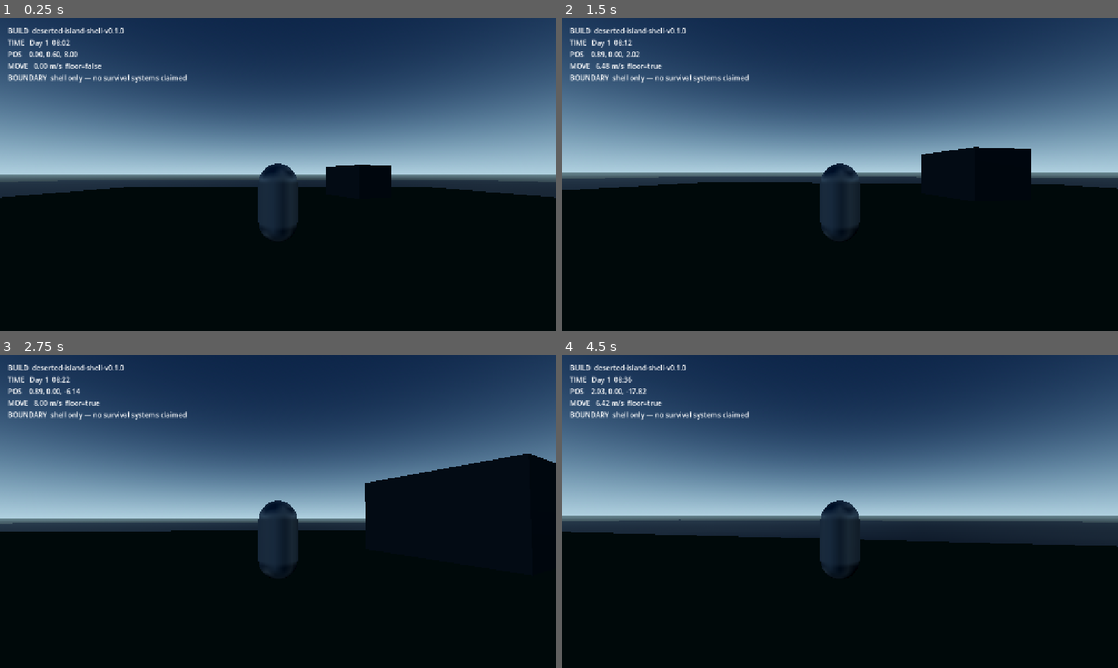
Above: before the commit, frames 1-4 (two rows, left to right).
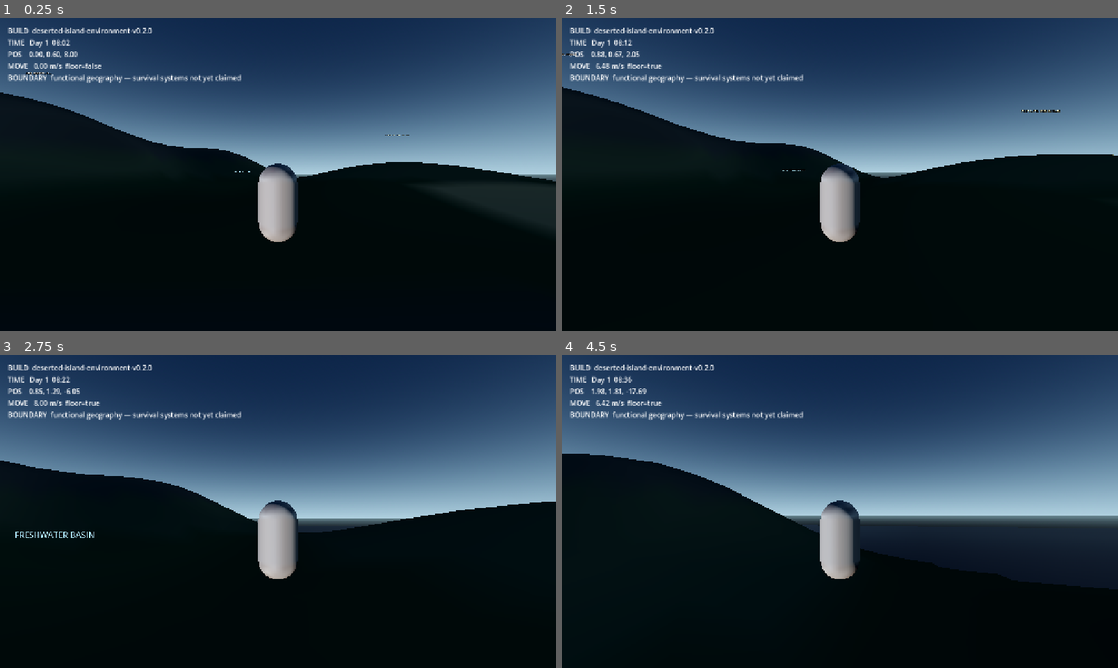
Above: after the commit, the same moments.

Repository: Deathburgerz013/Modern-Video-Games-Information-Creation
Game: Godot game, scene res://scenes/main.tscn
The game is run twice, just before and just after one commit, with the same random seed, the same clock (stepped at 60 frames per second) and the same inputs.
Inputs (mouse positions are in pixels of both pictures, inside the frame that each line leads up to):
- Up to frame 1 (0.25 s): no input
- Up to frame 2 (1.5 s): move the mouse to (867, 174) at 0.52 s; hold Shift (sprint) 0.53-1.28 s; hold W (move_forward) from 0.53 s (still down); move the mouse to (812, 174) at 1.27 s; tap Shift (sprint) at 1.35 s
- Up to frame 3 (2.75 s): keep holding W (move_forward); move the mouse to (289, 505) at 2.02 s; hold Shift (sprint) from 2.03 s (still down)
- Up to frame 4 (4.5 s): keep holding W (move_forward); move the mouse to (834, 517) at 2.77 s; release Shift (sprint) at 2.78 s; tap Shift (sprint) at 2.85, 4.35 s; move the mouse to (878, 514) at 3.52 s; hold Shift (sprint) 3.53-4.28 s; move the mouse to (795, 508) at 4.27 s

The runs differ from the first frame. In frame 1, 14% of the frame differs, in the area x 0-100%, y 3-72%; in frame 2, 14%; in frame 3, 14%; in frame 4, 14%.

Commit message:
feat(game): add functional island environment

Diff:
--- /dev/null
+++ b/software/deserted-island/scripts/environment_layout.gd
@@ -0,0 +1,179 @@
+extends Node3D
+class_name IslandEnvironmentLayout
+
+const GRID_STEP := 1.35
+const REGION_LABEL_HEIGHT := 1.4
+
+var terrain_material: StandardMaterial3D
+
+
+func _ready() -> void:
+	_remove_shell_blocks()
+	_create_material()
+	_build_land_surfaces()
+	_build_landmarks()
+
+
+func _remove_shell_blocks() -> void:
+	for node_name in ["Island", "InlandRock", "ReefRock"]:
+		var old_node := get_parent().get_node_or_null(node_name)
+		if old_node:
+			old_node.queue_free()
+
+
+func _create_material() -> void:
+	terrain_material = StandardMaterial3D.new()
+	terrain_material.vertex_color_use_as_albedo = true
+	terrain_material.roughness = 0.96
+	terrain_material.cull_mode = BaseMaterial3D.CULL_DISABLED
+
+
+func _build_land_surfaces() -> void:
+	_build_surface("MainIsland", [
+		Vector2(-28, -19), Vector2(-17, -28), Vector2(-3, -29),
+		Vector2(12, -23), Vector2(24, -12), Vector2(28, 1),
+		Vector2(23, 13), Vector2(13, 20), Vector2(1, 23),
+		Vector2(-12, 24), Vector2(-24, 15), Vector2(-31, 2),
+	], "main")
+	_build_surface("ChannelIsland", [
+		Vector2(13, 25), Vector2(22, 23), Vector2(28, 30),
+		Vector2(26, 41), Vector2(17, 45), Vector2(11, 36),
+	], "channel")
+	_build_surface("SouthShoal", [
+		Vector2(-8, 35), Vector2(8, 35), Vector2(0, 43),
+	], "shoal")
+	_build_surface("WestIsletA", [
+		Vector2(-40, -21), Vector2(-34, -23), Vector2(-31, -18),
+		Vector2(-35, -14), Vector2(-41, -16),
+	], "islet")
+	_build_surface("WestIsletB", [
+		Vector2(-42, 1), Vector2(-37, 0), Vector2(-34, 5),
+		Vector2(-38, 9), Vector2(-43, 7),
+	], "islet")
+
+
+func _build_surface(node_name: String, polygon: Array, kind: String) -> void:
+	var bounds := _polygon_bounds(polygon)
+	var surface_tool := SurfaceTool.new()
+	surface_tool.begin(Mesh.PRIMITIVE_TRIANGLES)
+	surface_tool.set_material(terrain_material)
+
+	var x := bounds.position.x
+	while x < bounds.end.x:
+		var z := bounds.position.y
+		while z < bounds.end.y:
+			var center := Vector2(x + GRID_STEP * 0.5, z + GRID_STEP * 0.5)
+			if _point_in_polygon(center, polygon):
+				var a := Vector2(x, z)
+				var b := Vector2(x + GRID_STEP, z)
+				var c := Vector2(x + GRID_STEP, z + GRID_STEP)
+				var d := Vector2(x, z + GRID_STEP)
+				_add_triangle(surface_tool, a, b, c, kind)
+				_add_triangle(surface_tool, a, c, d, kind)
+			z += GRID_STEP
+		x += GRID_STEP
+
+	surface_tool.index()
+	surface_tool.generate_normals()
+	var mesh := surface_tool.commit()
+	if not mesh:
+		return
+
+	var body := StaticBody3D.new()
+	body.name = node_name
+	add_child(body)
+	var mesh_instance := MeshInstance3D.new()
+	mesh_instance.mesh = mesh
+	body.add_child(mesh_instance)
+	var collision := CollisionShape3D.new()
+	collision.shape = mesh.create_trimesh_shape()
+	body.add_child(collision)
+
+
+func _add_triangle(surface_tool: SurfaceTool, a: Vector2, b: Vector2, c: Vector2, kind: String) -> void:
+	for point in [a, b, c]:
+		var height := _height_at(point, kind)
+		surface_tool.set_color(_color_at(point, height, kind))
+		surface_tool.add_vertex(Vector3(point.x, height, point.y))
+
+
+func _height_at(point: Vector2, kind: String) -> float:
+	if kind == "main":
+		var western_spine := 8.0 * _gaussian(point, Vector2(-20, -5), Vector2(7, 19))
+		var north_peak := 5.5 * _gaussian(point, Vector2(-9, -21), Vector2(9, 8))
+		var east_plateau := 3.1 * _gaussian(point, Vector2(11, -7), Vector2(12, 10))
+		var basin := -0.65 * _gaussian(point, Vector2(-3, -5), Vector2(7, 7))
+		var wetland := -0.28 * _gaussian(point, Vector2(-4, 14), Vector2(9, 7))
+		return maxf(-0.12, 0.18 + western_spine + north_peak + east_plateau + basin + wetland)
+	if kind == "channel":
+		return 0.15 + 4.6 * _gaussian(point, Vector2(20, 33), Vector2(7, 10))
+	if kind == "shoal":
+		return -0.17 + 0.16 * _gaussian(point, Vector2(0, 39), Vector2(6, 4))
+	return 0.0 + 2.7 * _gaussian(point, point, Vector2(5, 5))
+
+
+func _gaussian(point: Vector2, center: Vector2, spread: Vector2) -> float:
+	var dx := (point.x - center.x) / spread.x
+	var dz := (point.y - center.y) / spread.y
+	return exp(-(dx * dx + dz * dz))
+
+
+func _color_at(point: Vector2, height: float, kind: String) -> Color:
+	if kind == "shoal":
+		return Color("d8c58a")
+	if kind == "channel" or kind == "islet":
+		return Color("36443a").lerp(Color("55534a"), clampf(height / 5.0, 0.0, 1.0))
+	if point.x > 8.0 and point.y > 2.0:
+		return Color("b99b68")
+	if point.y > 9.0 and point.x < 5.0:
+		return Color("24443a")
+	if height > 4.0:
+		return Color("454640")
+	if height > 1.8:
+		return Color("46543a")
+	return Color("31472a")
+
+
+func _polygon_bounds(polygon: Array) -> Rect2:
+	var minimum: Vector2 = polygon[0]
+	var maximum: Vector2 = polygon[0]
+	for point: Vector2 in polygon:
+		minimum.x = minf(minimum.x, point.x)
+		minimum.y = minf(minimum.y, point.y)
+		maximum.x = maxf(maximum.x, point.x)
+		maximum.y = maxf(maximum.y, point.y)
+	return Rect2(minimum, maximum - minimum)
+
+
+func _point_in_polygon(point: Vector2, polygon: Array) -> bool:
+	var inside := false
+	var previous := polygon.size() - 1
+	for current in range(polygon.size()):
+		var a: Vector2 = polygon[current]
+		var b: Vector2 = polygon[previous]
+		if ((a.y > point.y) != (b.y > point.y)) and point.x < (b.x - a.x) * (point.y - a.y) / (b.y - a.y) + a.x:
+			inside = not inside
+		previous = current
+	return inside
+
+
+func _build_landmarks() -> void:
+	_add_marker("EAST BEACH / INITIAL LABOR", Vector3(8, 1.1, 10), Color("ffe1a3"))
+	_add_marker("FRESHWATER BASIN", Vector3(-3, 1.0, -5), Color("8ed8ff"))
+	_add_marker("WETLAND / TIDE PRESSURE", Vector3(-4, 0.9, 14), Color("9bd6bd"))
+	_add_marker("WESTERN SPINE / STORM WALL", Vector3(-20, 9.2, -5), Color("d5d4cf"))
+	_add_marker("EAST PLATEAU / LONG SIGHTLINE", Vector3(11, 4.4, -7), Color("dbd9a0"))
+	_add_marker("CHANNEL / EQUIPMENT GATE", Vector3(14, 1.2, 22), Color("ff9999"))
+	_add_marker("SOUTH SHOAL / TIDE WINDOW", Vector3(0, 0.8, 39), Color("f3d889"))
+
+
+func _add_marker(text_value: String, position_value: Vector3, color: Color) -> void:
+	var label := Label3D.new()
+	label.text = text_value
+	label.position = position_value + Vector3.UP * REGION_LABEL_HEIGHT
+	label.modulate = color
+	label.font_size = 28
+	label.outline_size = 8
+	label.billboard = BaseMaterial3D.BILLBOARD_ENABLED
+	label.no_depth_test = true
+	add_child(label)
--- a/software/deserted-island/scripts/main.gd
+++ b/software/deserted-island/scripts/main.gd
@@ -1,8 +1,9 @@
 extends Node3D
 
-const BUILD_ID := "deserted-island-shell-v0.1.0"
+const BUILD_ID := "deserted-island-environment-v0.2.0"
 const DAY_LENGTH_SECONDS := 180.0
 const FALL_RECOVERY_Y := -20.0
+const ENVIRONMENT_LAYOUT := preload("res://scripts/environment_layout.gd")
 
 @onready var player: IslandPlayerController = $Player
 @onready var sun: DirectionalLight3D = $Sun
@@ -19,16 +20,16 @@
 
 
 func _ready() -> void:
+	var environment_layout := ENVIRONMENT_LAYOUT.new()
+	environment_layout.name = "EnvironmentLayout"
+	add_child(environment_layout)
 	shell_spawn_transform = player.global_transform
 	build_label.text = "BUILD  %s" % BUILD_ID
-	boundary_label.text = "BOUNDARY  shell only — no survival systems claimed"
+	boundary_label.text = "BOUNDARY  functional geography — survival systems not yet claimed"
 
 
 func _process(delta: float) -> void:
-	time_of_day_hours = fmod(
-		time_of_day_hours + (24.0 * delta / DAY_LENGTH_SECONDS),
-		24.0
-	)
+	time_of_day_hours = fmod(time_of_day_hours + (24.0 * delta / DAY_LENGTH_SECONDS), 24.0)
 	_update_sun()
 	_update_diagnostics()
 
@@ -42,10 +43,7 @@
 	fall_recovery_count += 1
 	player.velocity = Vector3.ZERO
 	player.global_transform = shell_spawn_transform
-	boundary_label.text = (
-		"RECOVERY  invalid fall restored to safe shell spawn  count=%d"
-		% fall_recovery_count
-	)
+	boundary_label.text = "RECOVERY  invalid fall restored to safe environment spawn  count=%d" % fall_recovery_count
 
 
 func _update_sun() -> void:
@@ -63,12 +61,5 @@
 	var hour := int(time_of_day_hours)
 	var minute := int((time_of_day_hours - float(hour)) * 60.0)
 	time_label.text = "TIME   Day 1  %02d:%02d" % [hour, minute]
-	position_label.text = "POS    %.2f, %.2f, %.2f" % [
-		player.global_position.x,
-		player.global_position.y,
-		player.global_position.z,
-	]
-	movement_label.text = "MOVE   %.2f m/s  floor=%s" % [
-		player.horizontal_speed(),
-		str(player.is_on_floor()),
-	]
+	position_label.text = "POS    %.2f, %.2f, %.2f" % [player.global_position.x, player.global_position.y, player.global_position.z]
+	movement_label.text = "MOVE   %.2f m/s  floor=%s" % [player.horizontal_speed(), str(player.is_on_floor())]
Not shown, added: software/deserted-island/scripts/environment_layout.gd.uid
Not shown, changed: software/deserted-island/README.md
Not shown, added: software/deserted-island/docs/world/ENVIRONMENT_CONVERGENCE.md
